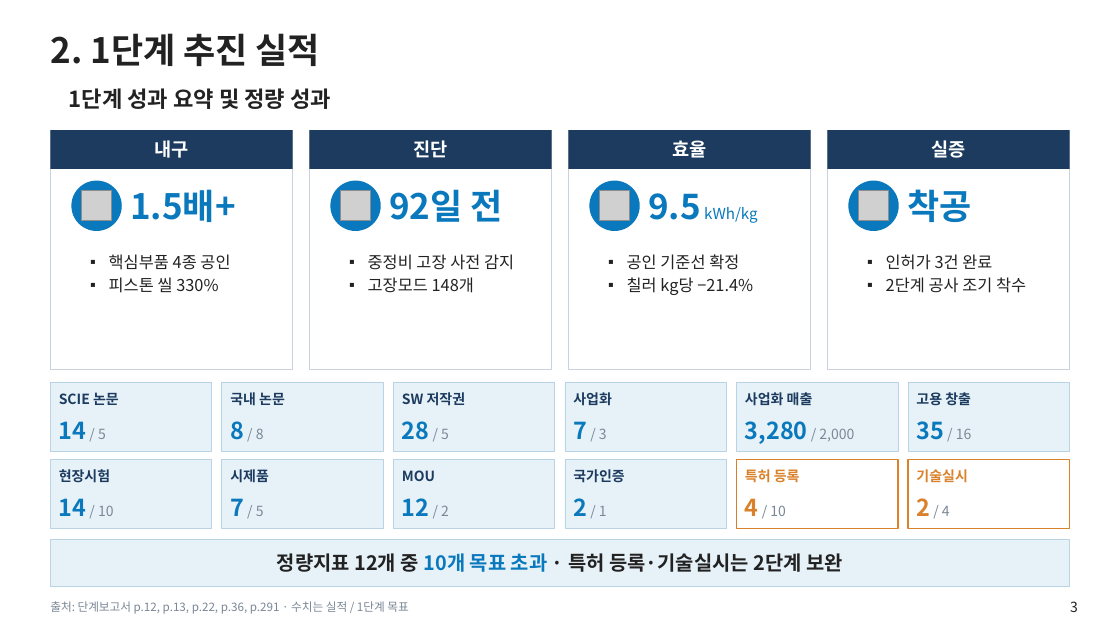
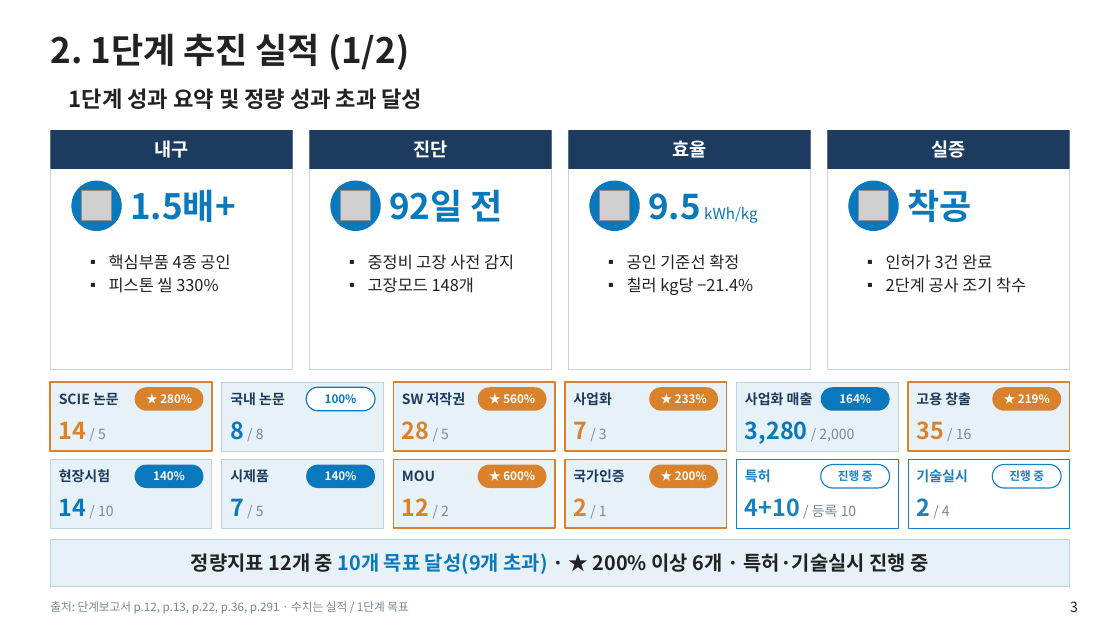
Before and after one commit to jungdw180-debug/h2, a slide deck: slide 3 of slides/1단계_단계평가_현장평가판.pptx. Drawn at 1120x630 pixels with LibreOffice and Linux fonts; fonts in the diff are those of the drawing; grey boxes stand for pictures; background and template pictures are left out. Boxes give left, top, right and bottom in pixels: in the first picture for what was removed or moved away, otherwise in the second. Text is boxed around its words. In the diff, an @@ line names an element or a change of style, - is before the commit and + after.

```diff
--- a/slides/1단계_단계평가_현장평가판.pptx
+++ b/slides/1단계_단계평가_현장평가판.pptx
@@ title at (x1=50, y1=33, x2=409, y2=70): text changed @@
-2. 1단계 추진 실적
+2. 1단계 추진 실적 (1/2)
@@ text at (x1=69, y1=88, x2=423, y2=109): text changed @@
-1단계 성과 요약 및 정량 성과
+1단계 성과 요약 및 정량 성과 초과 달성
@@ rounded rectangle added at (x1=134, y1=387, x2=203, y2=411), fill #D9822B, 10 pt, text #FFFFFF, bold @@
+★ 280%
@@ rounded rectangle added at (x1=306, y1=387, x2=375, y2=411), fill #FFFFFF, outline #0A78BC 1 pt, 10 pt, text #0A78BC, bold @@
+100%
@@ rounded rectangle added at (x1=478, y1=387, x2=547, y2=411), fill #D9822B, 10 pt, text #FFFFFF, bold @@
+★ 560%
@@ rounded rectangle added at (x1=649, y1=387, x2=718, y2=411), fill #D9822B, 10 pt, text #FFFFFF, bold @@
+★ 233%
@@ rounded rectangle added at (x1=821, y1=387, x2=890, y2=411), fill #0A78BC, 10 pt, text #FFFFFF, bold @@
+164%
@@ rounded rectangle added at (x1=992, y1=387, x2=1061, y2=411), fill #D9822B, 10 pt, text #FFFFFF, bold @@
+★ 219%
@@ text "14 / 5" at (x1=59, y1=421, x2=106, y2=439): text colour #0A78BC to #D9822B in "14" @@
@@ text "28 / 5" at (x1=402, y1=421, x2=449, y2=440): text colour #0A78BC to #D9822B in "28" @@
@@ text "7 / 3" at (x1=573, y1=421, x2=607, y2=439): text colour #0A78BC to #D9822B in "7" @@
@@ text "35 / 16" at (x1=916, y1=421, x2=972, y2=440): text colour #0A78BC to #D9822B in "35" @@
@@ rounded rectangle added at (x1=134, y1=465, x2=203, y2=488), fill #0A78BC, 10 pt, text #FFFFFF, bold @@
+140%
@@ rounded rectangle added at (x1=306, y1=465, x2=375, y2=488), fill #0A78BC, 10 pt, text #FFFFFF, bold @@
+140%
@@ rounded rectangle added at (x1=478, y1=465, x2=547, y2=488), fill #D9822B, 10 pt, text #FFFFFF, bold @@
+★ 600%
@@ outline #B9D3E6 0.75 pt to #D9822B 1.5 pt in 6 elements at (x1=50, y1=382, x2=212, y2=451), (x1=393, y1=382, x2=555, y2=451), (x1=565, y1=382, x2=727, y2=451), (x1=908, y1=382, x2=1070, y2=451), (x1=393, y1=460, x2=555, y2=528), (x1=565, y1=460, x2=727, y2=528) @@
@@ rounded rectangle added at (x1=649, y1=465, x2=718, y2=488), fill #D9822B, 10 pt, text #FFFFFF, bold @@
+★ 200%
@@ rectangle at (x1=737, y1=460, x2=898, y2=528): outline #D9822B 1.25 pt to #1981C1 0.75 pt @@
@@ text at (x1=745, y1=469, x2=771, y2=483): text changed; text colour #D9822B to #1981C1 @@
-특허 등록
+특허
@@ rounded rectangle added at (x1=821, y1=465, x2=890, y2=488), fill #FFFFFF, outline #1981C1 1 pt, 10 pt, text #1981C1, bold @@
+진행 중
@@ rectangle at (x1=908, y1=460, x2=1070, y2=528): outline #D9822B 1.25 pt to #1981C1 0.75 pt @@
@@ text "기술실시" at (x1=916, y1=469, x2=967, y2=483): text colour #D9822B to #1981C1 @@
@@ rounded rectangle added at (x1=992, y1=465, x2=1061, y2=488), fill #FFFFFF, outline #1981C1 1 pt, 10 pt, text #1981C1, bold @@
+진행 중
@@ text "12 / 2" at (x1=402, y1=498, x2=449, y2=516): text colour #0A78BC to #D9822B in "12" @@
@@ text "2 / 1" at (x1=573, y1=498, x2=607, y2=516): text colour #0A78BC to #D9822B in "2" @@
@@ text at (x1=745, y1=498, x2=857, y2=517): text changed @@
-4 / 10
+4+10 / 등록 10
@@ text "2 / 4" at (x1=916, y1=498, x2=950, y2=516): text colour #D9822B to #1981C1 in "2" @@
@@ text in rectangle at (x1=191, y1=553, x2=929, y2=574): text changed @@
-정량지표 12개 중 10개 목표 초과 · 특허 등록·기술실시는 2단계 보완
+정량지표 12개 중 10개 목표 달성(9개 초과) · ★ 200% 이상 6개 · 특허·기술실시 진행 중
```
Also in this commit, not shown: 2 other slides changed, 1 slide added, 8 other files.
